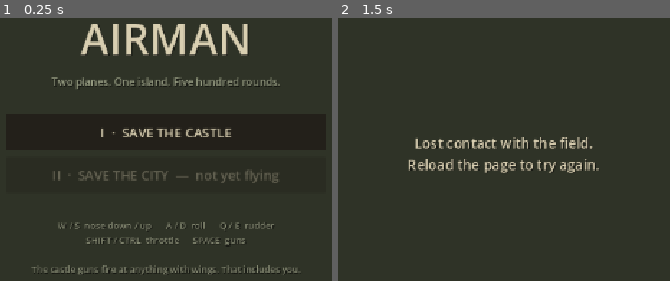
Above: before the commit, frames 1-2 (left to right).
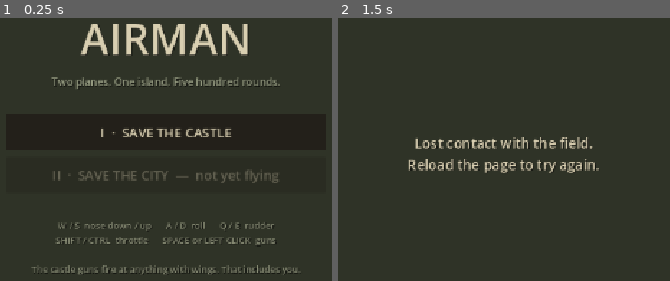
Above: after the commit, the same moments.

Repository: amphisocial/airman
Game: Godot game, scene res://scenes/Main.tscn
The game is run twice, just before and just after one commit, with the same random seed, the same clock (stepped at 60 frames per second) and the same inputs.
Inputs (mouse positions are in pixels of both pictures, inside the frame that each line leads up to):
- Up to frame 1 (0.25 s): no input
- Up to frame 2 (1.5 s): tap Enter at 0.5 s; move the mouse to (outside the picture) at 0.52 s; hold D (roll_right) 0.53-1.25 s; hold Space (fire) 0.53-1.25 s; click (outside the picture) at 0.67 s; click "I · SAVE THE CASTLE" at 1.25 s

The runs differ from the first frame. In frame 1, 0.8% of the frame differs, in the area x 16-84%, y 83-87%; in frame 2, nothing differs.

Commit message:
new export

Diff:
--- a/client/scenes/Main.gd
+++ b/client/scenes/Main.gd
@@ -42,6 +42,7 @@
 
 func _ready() -> void:
 	_build_ui()
+	_add_mouse_fire()
 	Net.message.connect(GameState.on_message)
 	Net.opened.connect(func(): Net.send({"t": "queue"}))
 	Net.closed.connect(_on_closed)
@@ -50,6 +51,20 @@
 	GameState.match_ended.connect(_on_end)
 	GameState.room_closed.connect(_on_room_closed)
 	_show("menu")
+
+
+## SPACE is Godot's default ui_accept, so any Control still holding focus eats it,
+## and browsers like to claim it too. A mouse button has neither problem — and
+## clicking to shoot is what people try first anyway.
+func _add_mouse_fire() -> void:
+	if not InputMap.has_action("fire"):
+		InputMap.add_action("fire")
+	for e in InputMap.action_get_events("fire"):
+		if e is InputEventMouseButton:
+			return
+	var mb := InputEventMouseButton.new()
+	mb.button_index = MOUSE_BUTTON_LEFT
+	InputMap.action_add_event("fire", mb)
 
 
 # --- input ---------------------------------------------------------------
@@ -121,6 +136,9 @@
 func _on_live() -> void:
 	_wait = 0.0
 	_acked = true
+	# The button you clicked to get here still has keyboard focus, and a focused
+	# Button consumes SPACE. Let it go before anyone reaches for the trigger.
+	get_viewport().gui_release_focus()
 	_throttle = 0.75
 	_last_hp = 100
 	_flash = 0.0
@@ -287,7 +305,7 @@
 	_button(col, "II  ·  SAVE THE CITY  —  not yet flying", false)
 
 	col.add_child(_spacer(20))
-	var help := _label(col, "W / S  nose down / up      A / D  roll      Q / E  rudder\nSHIFT / CTRL  throttle      SPACE  guns\n\nThe castle guns fire at anything with wings. That includes you.", 13, Color("#8d9179"))
+	var help := _label(col, "W / S  nose down / up      A / D  roll      Q / E  rudder\nSHIFT / CTRL  throttle      SPACE or LEFT CLICK  guns\n\nThe castle guns fire at anything with wings. That includes you.", 13, Color("#8d9179"))
 	help.horizontal_alignment = HORIZONTAL_ALIGNMENT_CENTER
 
 	# ---- queue ----
@@ -411,10 +429,14 @@
 	return s
 
 
-## Gunsight and the off-screen bandit arrow. Drawn rather than built from nodes
-## because both need to move every frame.
+## Gunsight, the bandit box, and the bearing strip along the bottom. Drawn rather
+## than built from nodes because all of it moves every frame.
 class Marks:
 	extends Control
+
+	func _ctext(font: Font, at: Vector2, txt: String, fs: int, col: Color) -> void:
+		var w := font.get_string_size(txt, HORIZONTAL_ALIGNMENT_LEFT, -1, fs).x
+		draw_string(font, at - Vector2(w * 0.5, 0.0), txt, HORIZONTAL_ALIGNMENT_LEFT, -1, fs, col)
 
 	func _draw() -> void:
 		if GameState.you < 0 or not GameState.live:
@@ -425,6 +447,7 @@
 
 		var c := size * 0.5
 		var ink := Color(0.85, 0.88, 0.72, 0.85)
+		var font := ThemeDB.fallback_font
 
 		# Gunsight.
 		draw_arc(c, 15.0, 0.0, TAU, 28, ink, 1.5)
@@ -434,39 +457,89 @@
 		draw_line(c + Vector2(0, 8), c + Vector2(0, 26), ink, 1.5)
 		draw_circle(c, 1.6, ink)
 
+		# Until the first round goes out, say how. Ammo is the state — no flag needed.
+		if int(me.get("ammo", 0)) >= GameState.ammo_max:
+			_ctext(font, c + Vector2(0, 54), "SPACE or LEFT CLICK to fire", 13,
+				Color(0.85, 0.88, 0.72, 0.6))
+
 		var foe: Dictionary = GameState.foe()
+		var world = get_node_or_null("/root/Main/World")
+		var red := Color(0.91, 0.34, 0.25, 0.95)
+
+		if not foe.is_empty() and foe.get("alive", false) and foe.get("spawned", false) \
+				and world != null and world.cam != null:
+			var cam: Camera3D = world.cam
+			var fp: Vector3 = foe.pos
+			var behind := cam.is_position_behind(fp)
+			var sp := cam.unproject_position(fp)
+			var on_screen := not behind and Rect2(Vector2.ZERO, size).grow(-40.0).has_point(sp)
+
+			if on_screen:
+				var d: float = me.pos.distance_to(fp)
+				var r: float = clampf(1400.0 / maxf(d, 40.0), 9.0, 60.0)
+				draw_rect(Rect2(sp - Vector2(r, r), Vector2(r * 2, r * 2)), red, false, 1.6)
+				draw_string(font, sp + Vector2(r + 5, 4), "%d" % int(d),
+					HORIZONTAL_ALIGNMENT_LEFT, -1, 12, red)
+			else:
+				var dir := sp - c
+				if behind:
+					dir = -dir
+				if dir.length() < 0.001:
+					dir = Vector2(0, -1)
+				dir = dir.normalized()
+				var edge: Vector2 = c + dir * (minf(size.x, size.y) * 0.5 - 46.0)
+				var perp := Vector2(-dir.y, dir.x)
+				draw_colored_polygon(PackedVector2Array([
+					edge + dir * 13.0, edge - dir * 6.0 + perp * 9.0, edge - dir * 6.0 - perp * 9.0,
+				]), red)
+
+		_strip(me, foe, font)
+
+	## Where he is, in clock code. A chase camera shows you nothing behind the
+	## tail, and that is exactly where a bot who's winning will be.
+	func _strip(me: Dictionary, foe: Dictionary, font: Font) -> void:
+		var w: float = minf(size.x - 140.0, 520.0)
+		var cx: float = size.x * 0.5
+		var y: float = size.y - 56.0
+		var left: float = cx - w * 0.5
+		var dim := Color(0.85, 0.88, 0.72, 0.30)
+		var lab := Color(0.85, 0.88, 0.72, 0.55)
+
+		draw_line(Vector2(left, y), Vector2(left + w, y), dim, 2.0)
+		for m in [[-1.0, "6"], [-0.5, "9"], [0.0, "12"], [0.5, "3"], [1.0, "6"]]:
+			var b: float = m[0]
+			var tx: float = left + (b * 0.5 + 0.5) * w
+			var h: float = 10.0 if b == 0.0 else 6.0
+			draw_line(Vector2(tx, y - h), Vector2(tx, y + h), dim, 1.5)
+			_ctext(font, Vector2(tx, y + 24.0), str(m[1]), 11, lab)
+
 		if foe.is_empty() or not foe.get("alive", false) or not foe.get("spawned", false):
+			_ctext(font, Vector2(cx, y - 26.0), "NO CONTACT", 12, lab)
 			return
-		var world = get_node_or_null("/root/Main/World")
-		if world == null or world.cam == null:
+
+		# Bearing on the horizontal plane, so rolling doesn't spin the strip.
+		var f: Vector3 = me.q * Vector3(0, 0, -1)
+		var to: Vector3 = foe.pos - me.pos
+		var flat_f := Vector2(f.x, f.z)
+		var flat_t := Vector2(to.x, to.z)
+		if flat_f.length() < 0.001 or flat_t.length() < 0.001:
 			return
-		var cam: Camera3D = world.cam
-		var fp: Vector3 = foe.pos
-		var behind := cam.is_position_behind(fp)
-		var sp := cam.unproject_position(fp)
-		var on_screen := not behind and Rect2(Vector2.ZERO, size).grow(-40.0).has_point(sp)
-
-		var red := Color(0.91, 0.34, 0.25, 0.95)
-		if on_screen:
-			# Box the bandit so you can keep sight of him in a turning fight.
-			var d: float = me.pos.distance_to(fp)
-			var r: float = clampf(1400.0 / maxf(d, 40.0), 9.0, 60.0)
-			var rect := Rect2(sp - Vector2(r, r), Vector2(r * 2, r * 2))
-			draw_rect(rect, red, false, 1.6)
-			var txt := "%d" % int(d)
-			draw_string(ThemeDB.fallback_font, sp + Vector2(r + 5, 4), txt,
-				HORIZONTAL_ALIGNMENT_LEFT, -1, 12, red)
-		else:
-			# Off screen: point at him from the edge.
-			var dir := (sp - c)
-			if behind:
-				dir = -dir
-			if dir.length() < 0.001:
-				dir = Vector2(0, -1)
-			dir = dir.normalized()
-			var edge: Vector2 = c + dir * (minf(size.x, size.y) * 0.5 - 46.0)
-			var perp := Vector2(-dir.y, dir.x)
-			var pts := PackedVector2Array([
-				edge + dir * 13.0, edge - dir * 6.0 + perp * 9.0, edge - dir * 6.0 - perp * 9.0,
-			])
-			draw_colored_polygon(pts, red)
+		var bearing: float = flat_f.angle_to(flat_t)          # + = off to your right
+		var t: float = clampf(bearing / PI, -1.0, 1.0)
+		var mx: float = left + (t * 0.5 + 0.5) * w
+		var dist: float = to.length()
+		var col := Color(0.91, 0.34, 0.25, 0.95)
+
+		draw_colored_polygon(PackedVector2Array([
+			Vector2(mx, y - 9.0), Vector2(mx - 7.0, y - 21.0), Vector2(mx + 7.0, y - 21.0),
+		]), col)
+		_ctext(font, Vector2(mx, y - 27.0), "%d" % int(dist), 12, col)
+
+		var dy: float = float(foe.pos.y) - float(me.pos.y)
+		var tag := "level"
+		if absf(dy) > 25.0:
+			tag = ("above  +%d" % int(dy)) if dy > 0.0 else ("below  -%d" % int(-dy))
+		_ctext(font, Vector2(cx, y + 40.0), tag, 11, lab)
+
+		if absf(bearing) > 2.36:
+			_ctext(font, Vector2(cx, y - 50.0), "CHECK SIX", 18, col)
Not shown, changed: server/public/game/index.html
Not shown, changed: server/public/game/index.pck
